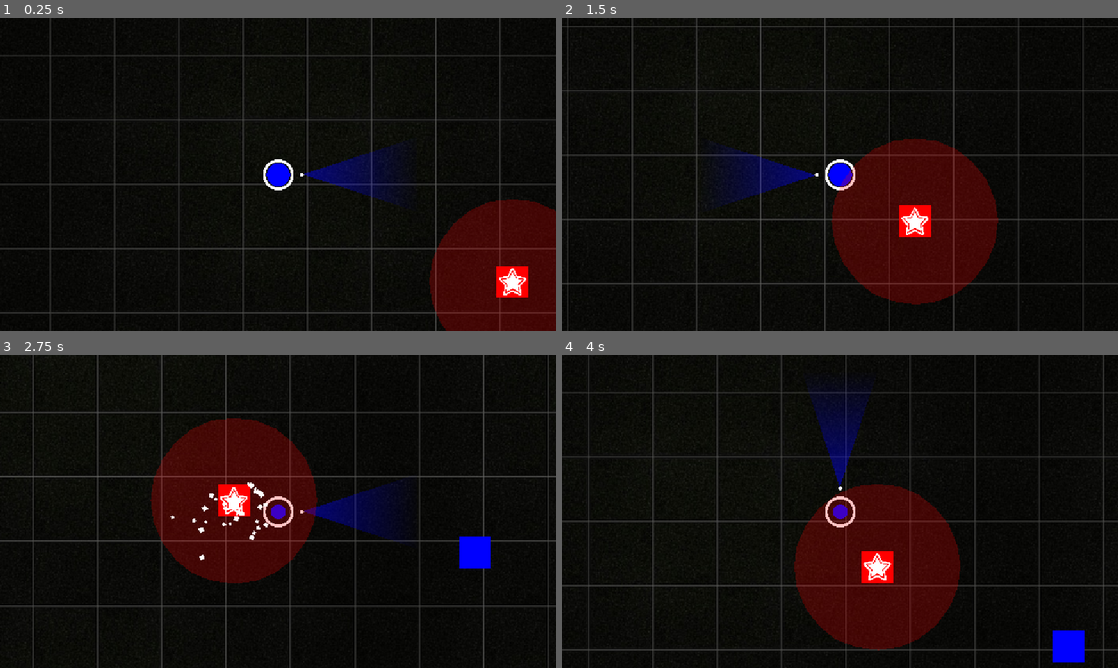
Above: before the commit, frames 1-4 (two rows, left to right).
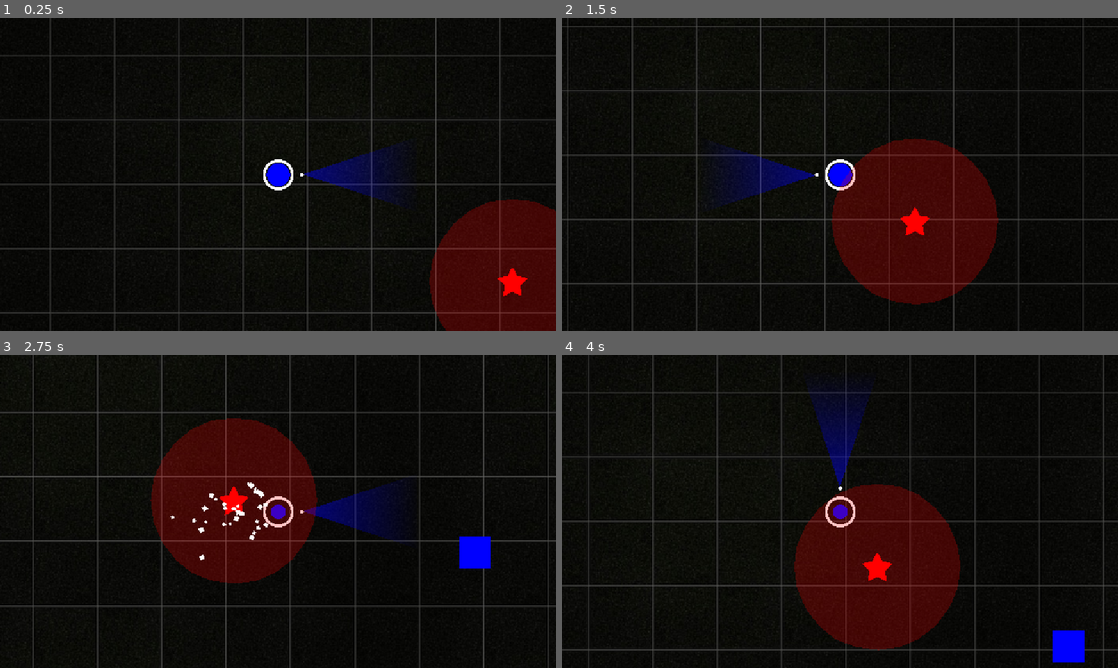
Above: after the commit, the same moments.

Repository: Team-Pufferfish/chromatic-survivors
Game: Godot game, scene res://Scenes/Game.tscn
Same seed, same stepped clock (60 frames per second), same inputs: the game is played once before the commit and once after it.
Inputs:
- Up to frame 1 (0.25 s): no input
- Up to frame 2 (1.5 s): hold D (p1_right) 0.53-1.28 s; tap Down (p1_aim_down) at 0.6 s; hold S (p1_down) from 1.28 s (still down); tap Left (p1_aim_left) at 1.35 s
- Up to frame 3 (2.75 s): release S (p1_down) at 2.03 s; hold D (p1_right) from 2.03 s (still down); tap Right (p1_aim_right) at 2.1 s
- Up to frame 4 (4 s): release D (p1_right) at 2.78 s; hold W (p1_up) 2.78-3.53 s; tap Up (p1_aim_up) at 2.85 s; hold A (p1_left) from 3.53 s (still down); tap T (p1_color_blue) at 3.6 s

The runs differ from the first frame. In frame 1, 0.5% of the frame differs, in the area x 89-95%, y 79-90%; in frame 2, 0.5%; in frame 3, 0.5%; in frame 4, 0.6%, in the area x 53-60%, y 62-73%.

Commit message:
added enemy graphic behaviour for star guy

Diff:
--- a/chromatic-survivors/Scenes/StarGuy.tscn
+++ b/chromatic-survivors/Scenes/StarGuy.tscn
@@ -1,9 +1,9 @@
-[gd_scene load_steps=8 format=3 uid="uid://dl88qyxi3jnxt"]
+[gd_scene load_steps=8 format=3 uid="uid://b6uinoixj8o8u"]
 
 [ext_resource type="Script" uid="uid://dm700m5ubkkes" path="res://Scripts/Enemy.gd" id="1_b3olx"]
-[ext_resource type="Script" uid="uid://bi2twiavnl5ff" path="res://Scripts/Aura.gd" id="2_v6oq8"]
-[ext_resource type="PackedScene" uid="uid://c42j0fn0souip" path="res://Scenes/ColorSquare.tscn" id="3_ldwpc"]
+[ext_resource type="Script" path="res://Scripts/Aura.gd" id="2_v6oq8"]
 [ext_resource type="Texture2D" uid="uid://cdyauh4n8g1cp" path="res://star-svgrepo-com.svg" id="4_flado"]
+[ext_resource type="Script" uid="uid://cyheouhoxpma" path="res://Scripts/sprite_color_mapper.gd" id="4_v6oq8"]
 [ext_resource type="Texture2D" uid="uid://dfcxefeym47u2" path="res://star-svgrepo-com-2.svg" id="5_ek1ud"]
 
 [sub_resource type="CircleShape2D" id="CircleShape2D_mtws3"]
@@ -33,19 +33,49 @@
 color = Color(1, 1, 1, 0.47451)
 polygon = PackedVector2Array(0, -84, 22, -82, 43, -73, 59, -60, 73, -43, 82, -21, 85, -1, 82, 22, 74, 41, 60, 60, 42, 74, 23, 82, 1, 85, -22, 82, -43, 74, -59, 61, -73, 43, -82, 22, -85, 0, -82, -22, -73, -42, -60, -59, -43, -73, -22, -82)
 
-[node name="Graphic" parent="." instance=ExtResource("3_ldwpc")]
-scale = Vector2(55, 55)
-yellow_value = 1.0
-blue_value = 1.0
-red_value = 1.0
-
 [node name="CollisionShape2D" type="CollisionShape2D" parent="."]
 shape = SubResource("CircleShape2D_yomy8")
 
-[node name="Outside" type="Sprite2D" parent="."]
+[node name="Graphic" type="Node2D" parent="."]
 scale = Vector2(0.1, 0.1)
-texture = ExtResource("4_flado")
+script = ExtResource("4_v6oq8")
 
-[node name="Inside" type="Sprite2D" parent="."]
+[node name="Inside" type="Node2D" parent="Graphic"]
+
+[node name="Green" type="Sprite2D" parent="Graphic/Inside"]
+modulate = Color(0, 1, 0, 1)
+scale = Vector2(2.401e-05, 2.401e-05)
+texture = ExtResource("5_ek1ud")
+
+[node name="Blue" type="Sprite2D" parent="Graphic/Inside"]
+modulate = Color(0, 0, 1, 1)
 scale = Vector2(0.07, 0.07)
 texture = ExtResource("5_ek1ud")
+
+[node name="Red" type="Sprite2D" parent="Graphic/Inside"]
+modulate = Color(1, 0, 0, 1)
+scale = Vector2(0.0049, 0.0049)
+texture = ExtResource("5_ek1ud")
+
+[node name="Yellow" type="Sprite2D" parent="Graphic/Inside"]
+modulate = Color(1, 1, 0, 1)
+scale = Vector2(0.000343, 0.000343)
+texture = ExtResource("5_ek1ud")
+
+[node name="Orange" type="Sprite2D" parent="Graphic/Inside"]
+modulate = Color(1, 0.45098, 0, 1)
+scale = Vector2(1.17649e-07, 1.17649e-07)
+texture = ExtResource("5_ek1ud")
+
+[node name="Purple" type="Sprite2D" parent="Graphic/Inside"]
+modulate = Color(1, 0, 1, 1)
+scale = Vector2(1.6807e-06, 1.6807e-06)
+texture = ExtResource("5_ek1ud")
+
+[node name="Brown" type="Sprite2D" parent="Graphic/Inside"]
+modulate = Color(0.745098, 0.454902, 0.207843, 1)
+scale = Vector2(1.6807e-06, 1.6807e-06)
+texture = ExtResource("5_ek1ud")
+
+[node name="Outside" type="Sprite2D" parent="Graphic"]
+texture = ExtResource("4_flado")
--- /dev/null
+++ b/chromatic-survivors/Scripts/sprite_color_mapper.gd
@@ -0,0 +1,33 @@
+extends Node2D
+
+@export_range(0,1,0.01) var yellow_value: float = 0
+@export_range(0,1,0.01) var blue_value: float = 0
+@export_range(0,1,0.01) var red_value: float = 0
+
+func _process(delta):
+	var green_value = min(blue_value, yellow_value)
+	var orange_value = min(yellow_value,red_value)
+	var purple_value = min(blue_value, red_value)
+	var brown_value = min(blue_value, red_value, yellow_value)
+	$Inside/Orange.scale = Vector2(orange_value, orange_value)
+	$Inside/Brown.scale = Vector2(brown_value, brown_value)
+	$Inside/Purple.scale = Vector2(purple_value, purple_value)
+	$Inside/Green.scale = Vector2(green_value, green_value)
+	$Inside/Yellow.scale = Vector2(yellow_value, yellow_value)
+	$Inside/Blue.scale = Vector2(blue_value, blue_value)
+	$Inside/Red.scale = Vector2(red_value, red_value)
+
+	if brown_value != 0:
+		$Outside.modulate = Color(0.6, 0.3, 0.1)
+	elif purple_value != 0:
+		$Outside.modulate = Color(1, 0, 1)
+	elif orange_value != 0:
+		$Outside.modulate = Color(1, 0.451, 0)
+	elif green_value != 0:
+		$Outside.modulate = Color(0, 1, 0)
+	elif yellow_value != 0:
+		$Outside.modulate = Color(1, 1, 0)
+	elif blue_value != 0:
+		$Outside.modulate = Color(0, 0, 1)
+	elif red_value != 0:
+		$Outside.modulate = Color(1, 0, 0)
Not shown, added: chromatic-survivors/Scripts/sprite_color_mapper.gd.uid
